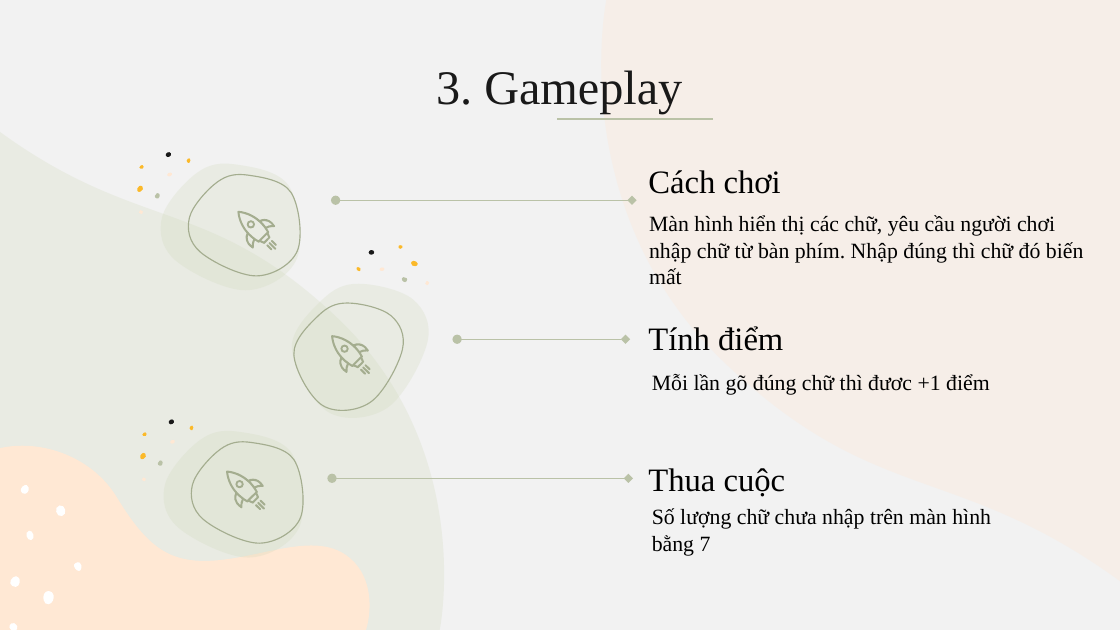
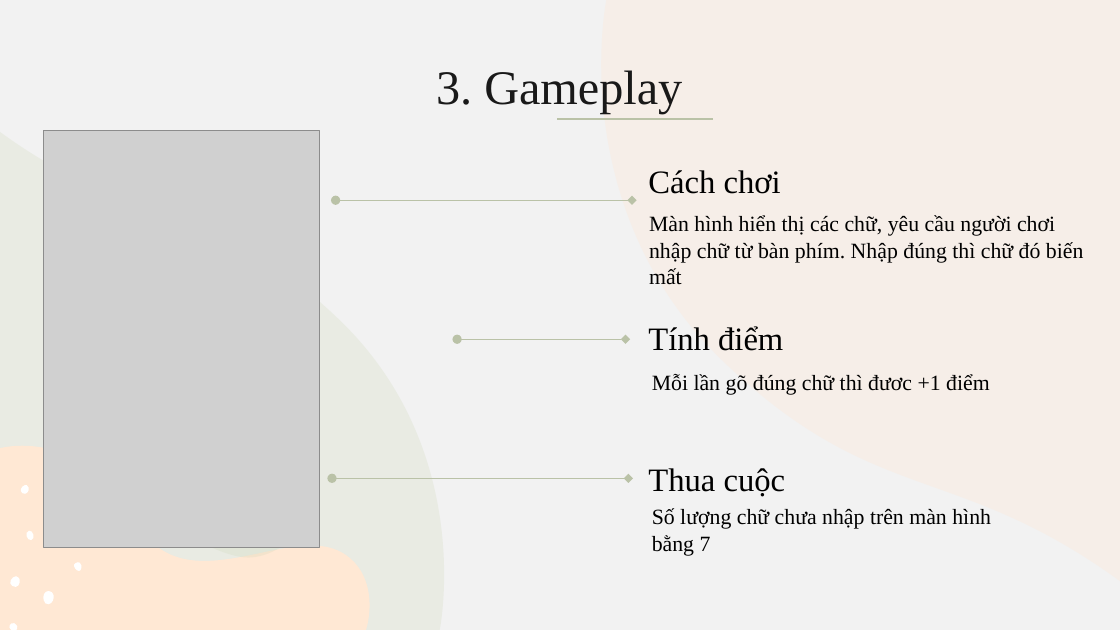
Before and after one commit to HuyenMy4420/HuyenMy, a slide deck: slide 6 of Slide.pptx. Drawn at 1120x630 pixels with LibreOffice and Linux fonts; fonts in the diff are those of the drawing; grey boxes stand for pictures. Boxes give left, top, right and bottom in pixels: in the first picture for what was removed or moved away, otherwise in the second. Text is boxed around its words. In the diff, an @@ line names an element or a change of style, - is before the commit and + after.

Commit message:
slide

```diff
--- a/Slide.pptx
+++ b/Slide.pptx
@@ picture added at [44, 130, 320, 547] @@
@@ group removed at [136, 151, 304, 295]: 9 freeform shapes @@
@@ group removed at [237, 211, 277, 250]: 5 freeform shapes @@
@@ group removed at [270, 245, 457, 439]: 9 freeform shapes @@
@@ group removed at [332, 335, 371, 374]: 5 freeform shapes @@
@@ group removed at [139, 419, 194, 483]: 7 freeform shapes @@
@@ freeform shape removed at [55, 504, 66, 517] @@
@@ group removed at [226, 470, 265, 510]: 5 freeform shapes @@
```
